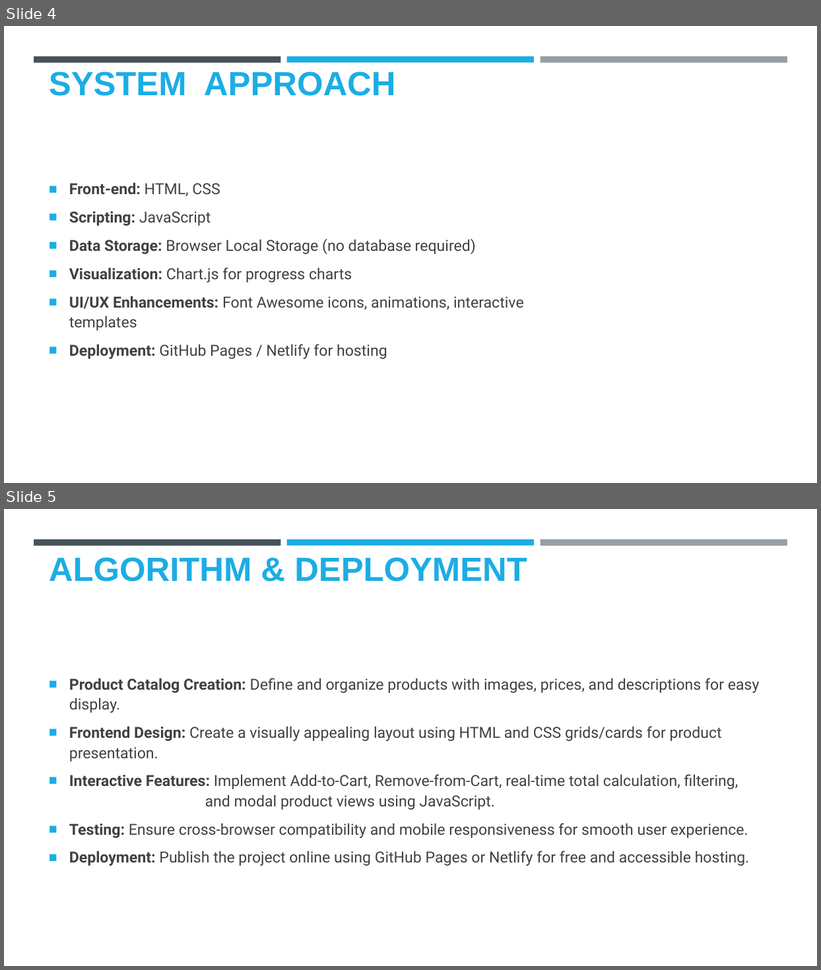
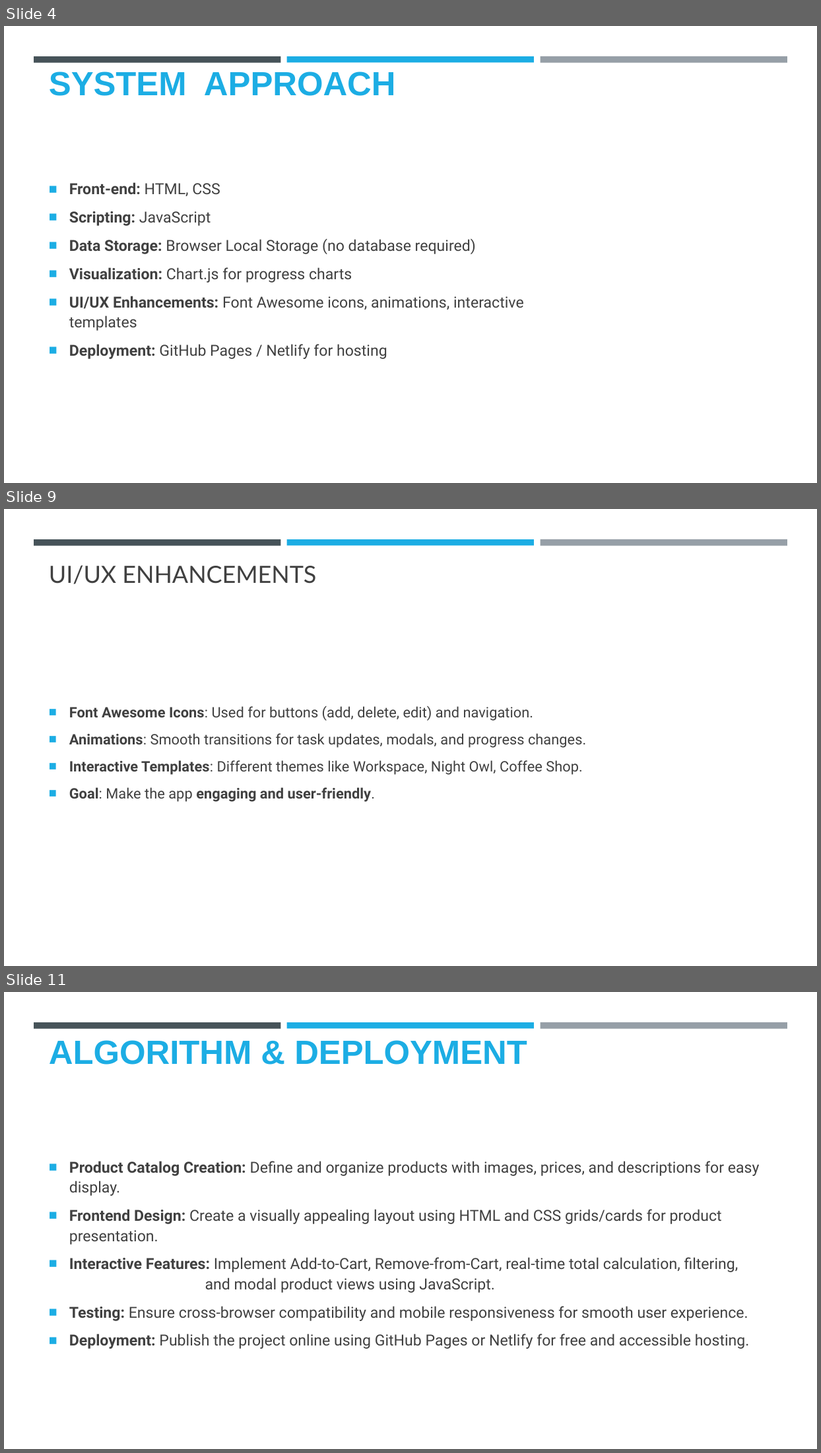
Before and after one commit to timcoder-12/study-dashboard, a slide deck: SSP_ppt.pptx. Shown one above the other, each under a label of ours: slides 4 and 5 before the commit, slides 4, 9 and 11 after it; the slides between them are not shown. The pictures are 821x970 and 821x1453 pixels, drawn with LibreOffice and Linux fonts; fonts in the diff are those of the drawing; background and template pictures are left out. Boxes give left, top, right and bottom in pixels: in the first picture for what was removed or moved away, otherwise in the second. Text is boxed around its words. In the diff, an @@ line names an element or a change of style, - is before the commit and + after.

```diff
--- a/SSP_ppt.pptx
+++ b/SSP_ppt.pptx
@@ slide 9 added at <box>4,509,817,966</box>, background #FFFFFF; not listed: 3 template elements that a slide beside it also shows @@
@@ title added at <box>49,565,316,584</box>, 28 pt, text #404040 @@
+UI/UX ENHANCEMENTS
@@ text added at <box>69,706,586,802</box>, 17 pt, text #404040 @@
+■ Font Awesome Icons: Used for buttons (add, delete, edit) and navigation.
+■ Animations: Smooth transitions for task updates, modals, and progress changes.
+■ Interactive Templates: Different themes like Workspace, Night Owl, Coffee Shop.
+■ Goal: Make the app engaging and user-friendly.
@@ what was slide 5 is now slide 11 @@
```
Also in this commit, not shown: 5 other slides added.
